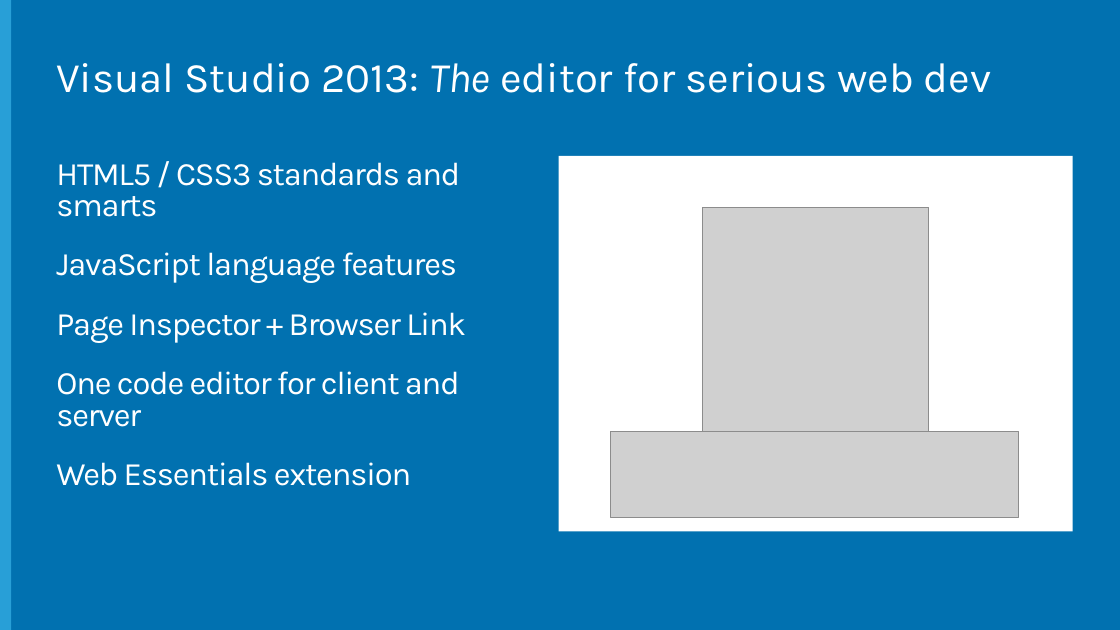
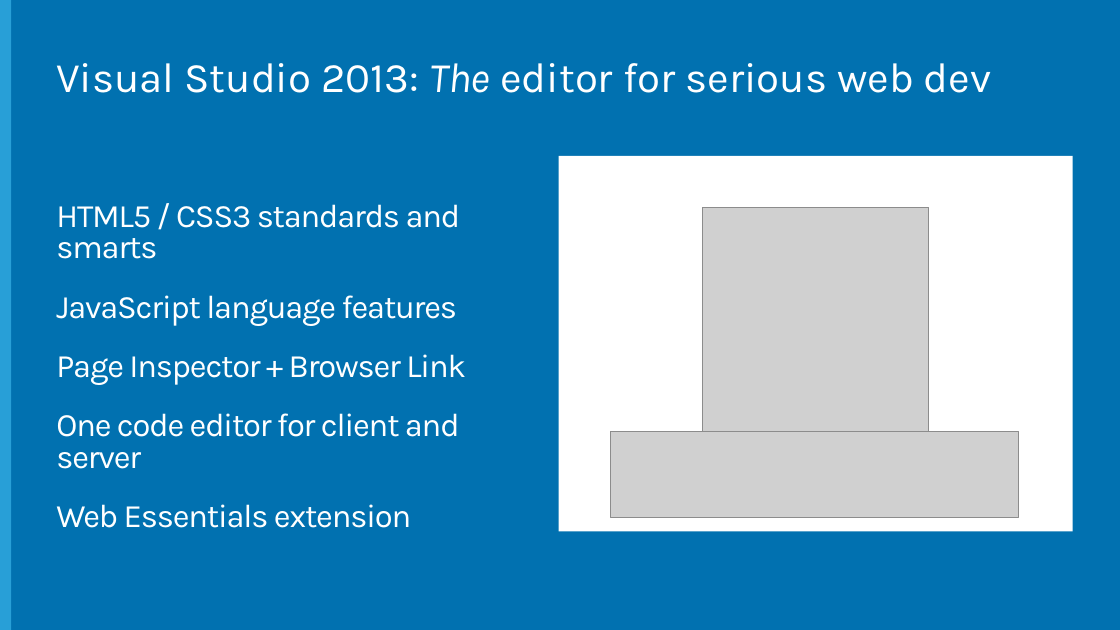
Before and after one commit to Microsoft-Web/DECK-Keynote, a slide deck: slide 4 of 1-Keynote.pptx. Drawn at 1120x630 pixels with LibreOffice and Linux fonts; fonts in the diff are those of the drawing; grey boxes stand for pictures; background and template pictures are left out. Boxes give left, top, right and bottom in pixels: in the first picture for what was removed or moved away, otherwise in the second. Text is boxed around its words. In the diff, an @@ line names an element or a change of style, - is before the commit and + after.

```diff
--- a/1-Keynote.pptx
+++ b/1-Keynote.pptx
@@ text "HTML5 / CSS3 standards and ...": place and size @@
-text "HTML5 / CSS3 standards and ..." at (56, 162, 466, 486)
+text "HTML5 / CSS3 standards and ..." at (56, 204, 466, 528)
```
Also in this commit, not shown: 6 other slides changed, 2 slides added, 1 other file.
